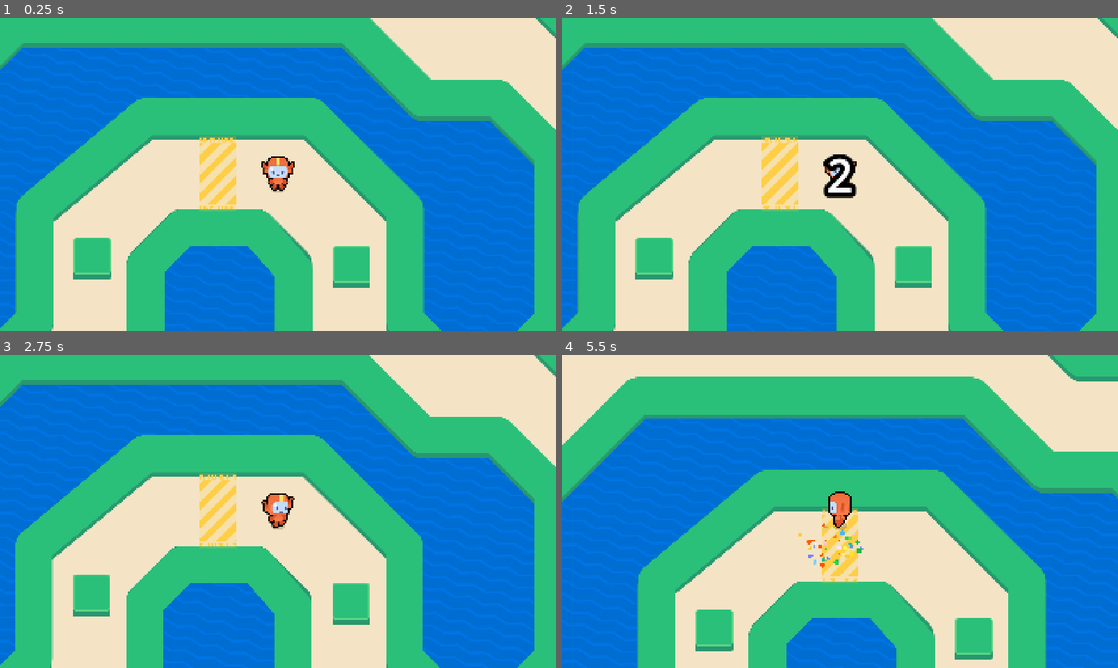
Above: before the commit, frames 1-4 (two rows, left to right).
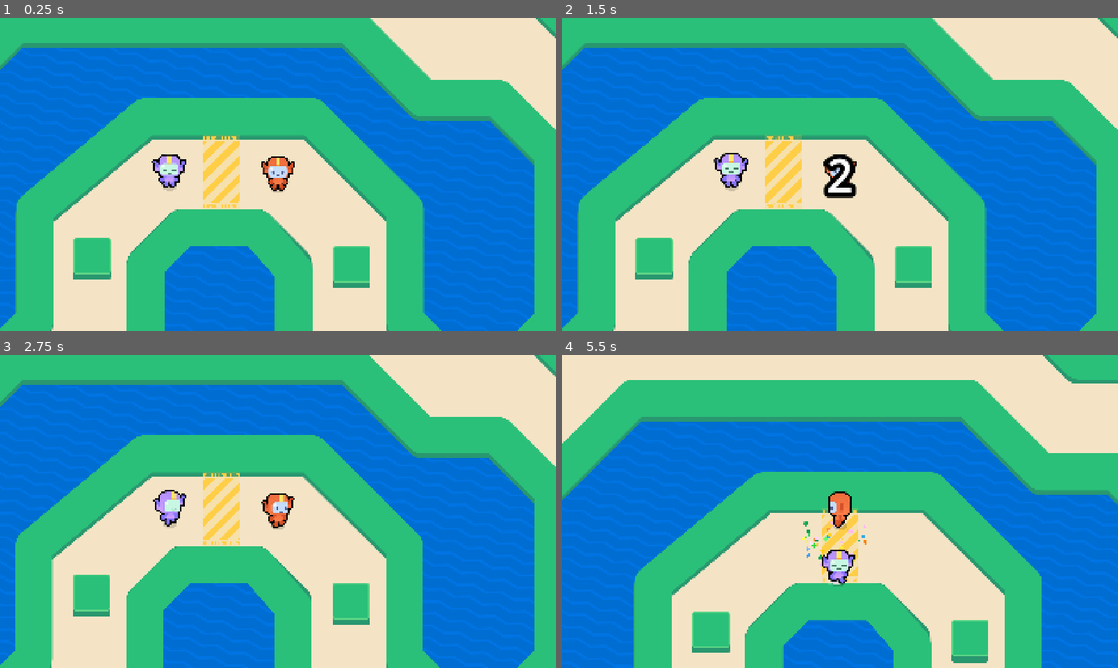
Above: after the commit, the same moments.

Repository: ItsGabe415/M9-Top-Down-Movement
Game: Godot game, scene res://lessons/game.tscn
Same seed, same stepped clock (60 frames per second), same inputs: the game is played once before the commit and once after it. The project has no main scene, so this scene is started directly.
Inputs (mouse positions are in pixels of both pictures, inside the frame that each line leads up to):
- Up to frame 1 (0.25 s): no input
- Up to frame 2 (1.5 s): tap Enter at 0.5 s; move the mouse to (962, 158) at 0.52 s; hold Right (move_right) 0.53-1.28 s; tap Z at 0.6, 1.35 s; click (962, 158) at 0.67 s; tap Space at 0.77 s; move the mouse to (728, 190) at 1.27 s; hold Down (move_down) from 1.28 s (still down); click (728, 190) at 1.42 s
- Up to frame 3 (2.75 s): tap Space at 1.52 s; move the mouse to (333, 442) at 2.02 s; release Down (move_down) at 2.03 s; hold Right (move_right) from 2.03 s (still down); tap Z at 2.1 s; click (333, 442) at 2.17 s
- Up to frame 4 (5.5 s): move the mouse to (812, 574) at 2.77 s; release Right (move_right) at 2.78 s; hold Up (move_up) 2.78-3.53 s; tap Z every 0.75 s from 2.85 to 5.1 s; click (812, 574) at 2.92 s; tap Space at 3.02, 3.77, 4.52 s; move the mouse to (1006, 558) at 3.52 s; hold Left (move_left) 3.53-5.03 s; click (1006, 558) at 3.67 s; move the mouse to (673, 464) at 4.27 s; click (673, 464) at 4.42 s; move the mouse to (867, 511) at 5.02 s; hold Down (move_down) from 5.03 s (still down); click (867, 511) at 5.17 s

The runs differ from the first frame. In frame 1, 1.2% of the frame differs, in the area x 27-44%, y 37-62%; in frame 2, 1.2%; in frame 3, 1.2%; in frame 4, 8.0%, in the area x 0-100%, y 0-100%.
Error after the commit: Invalid access to property or key 'global_position' on a base object of type 'null instance'. (res://lessons/bouncer.gd:48)

Commit message:
M9L13 errors

Diff:
--- a/lessons/bouncer.gd
+++ b/lessons/bouncer.gd
@@ -8,18 +8,28 @@
 @onready var _dust: GPUParticles2D = %Dust
 @onready var _runner_visual: RunnerVisual = %RunnerVisualPurple
 
+@onready var _hit_box: Area2D = %HitBox
+
+
+func _ready() -> void:
+	_hit_box.body_entered.connect(func(body: Node) -> void:
+		if body is Runner:
+			get_tree().reload_current_scene.call_deferred()
+	)
+
+
 func _physics_process(delta: float) -> void:
-	var direction := global_position.direction_to(get_global_mouse_position())
-	var distance := global_position.distance_to(get_global_mouse_position())
+	var direction := global_position.direction_to(get_global_player_position())
+	var distance := global_position.distance_to(get_global_player_position())
 	var speed := max_speed if distance > 100 else max_speed * distance / 100
 
 	var desired_velocity := direction * speed
-
 	velocity = velocity.move_toward(desired_velocity, acceleration * delta)
 	move_and_slide()
 
 	if velocity.length() > 10.0:
-		_runner_visual.angle = rotate_toward(_runner_visual.angle, direction.orthogonal().angle(), 8.0 * delta)
+		var angle := rotate_toward(_runner_visual.angle, direction.orthogonal().angle(), 8.0 * delta)
+		_runner_visual.angle = angle
 
 		var current_speed_percent := velocity.length() / max_speed
 		_runner_visual.animation_name = (
@@ -32,3 +42,7 @@
 	else:
 		_runner_visual.animation_name = RunnerVisual.Animations.IDLE
 		_dust.emitting = false
+
+
+func get_global_player_position() -> Vector2:
+	return get_tree().root.get_node("Game/Runner").global_position
--- a/lessons/bouncer.tscn
+++ b/lessons/bouncer.tscn
@@ -40,6 +40,9 @@
 [sub_resource type="ViewportTexture" id="ViewportTexture_d46nv"]
 viewport_path = NodePath("SubViewport")
 
+[sub_resource type="CircleShape2D" id="CircleShape2D_o17vw"]
+radius = 24.698177
+
 [node name="Bouncer" type="CharacterBody2D"]
 motion_mode = 1
 script = ExtResource("1_o17vw")
@@ -74,3 +77,10 @@
 material = SubResource("ShaderMaterial_cl8lt")
 position = Vector2(0, -54)
 texture = SubResource("ViewportTexture_d46nv")
+
+[node name="HitBox" type="Area2D" parent="."]
+unique_name_in_owner = true
+
+[node name="CollisionShape2D" type="CollisionShape2D" parent="HitBox"]
+position = Vector2(0, -20)
+shape = SubResource("CircleShape2D_o17vw")
--- a/lessons/game.gd
+++ b/lessons/game.gd
@@ -3,6 +3,8 @@
 @onready var _finish_line: FinishLine = %FinishLine
 @onready var _count_down: CountDown = %CountDown
 @onready var _runner: Runner = %Runner
+@onready var _bouncer: CharacterBody2D = %Bouncer
+
 func _ready() -> void:
 	_finish_line.body_entered.connect(func (body: Node) -> void:
 		if body is not Runner:
@@ -30,3 +32,10 @@
 		func() -> void:
 			_runner.set_physics_process(true)
 	)
+
+	_bouncer.set_physics_process(false)
+
+	_count_down.counting_finished.connect(
+		func() -> void:
+			_bouncer.set_physics_process(true)
+	)
--- a/lessons/game.tscn
+++ b/lessons/game.tscn
@@ -1,9 +1,10 @@
-[gd_scene load_steps=10 format=3 uid="uid://c62bk8cggi6yq"]
+[gd_scene load_steps=11 format=3 uid="uid://c62bk8cggi6yq"]
 
 [ext_resource type="Texture2D" uid="uid://5vl7p0xb7nd8" path="res://assets/circuit_background.png" id="1_4o7yg"]
 [ext_resource type="Script" uid="uid://5nrf8ebgtofs" path="res://lessons/game.gd" id="1_48faf"]
 [ext_resource type="PackedScene" uid="uid://p75euy1gcr34" path="res://lessons/runner.tscn" id="1_yasw7"]
 [ext_resource type="PackedScene" uid="uid://bqyt66qognb6h" path="res://lessons/simple_obstacle.tscn" id="2_4o7yg"]
+[ext_resource type="PackedScene" uid="uid://budpgxkjtmw1f" path="res://lessons/bouncer.tscn" id="4_8c4bg"]
 [ext_resource type="PackedScene" uid="uid://ctfrkukdhiywq" path="res://lessons/circuit.tscn" id="4_gkp25"]
 [ext_resource type="PackedScene" uid="uid://xl56q8amb611" path="res://assets/finish_line/finish_line.tscn" id="5_sepuf"]
 [ext_resource type="Theme" uid="uid://cdcyvsn1fp8wa" path="res://assets/countdown/count_down_theme.tres" id="7_viysf"]
@@ -25,6 +26,10 @@
 z_index = 1
 position = Vector2(201, -70)
 
+[node name="Bouncer" parent="Runner" instance=ExtResource("4_8c4bg")]
+unique_name_in_owner = true
+position = Vector2(-375, -8)
+
 [node name="Simple Obstacle" parent="." instance=ExtResource("2_4o7yg")]
 z_index = -1
 position = Vector2(455, 121)
@@ -39,7 +44,7 @@
 
 [node name="FinishLine" parent="." instance=ExtResource("5_sepuf")]
 unique_name_in_owner = true
-position = Vector2(-6, -254)
+position = Vector2(6, -261)
 area_height = 256
 
 [node name="CanvasLayer" type="CanvasLayer" parent="."]
Not shown: 1 places in lessons/bouncer.tscn that only renumber resources
